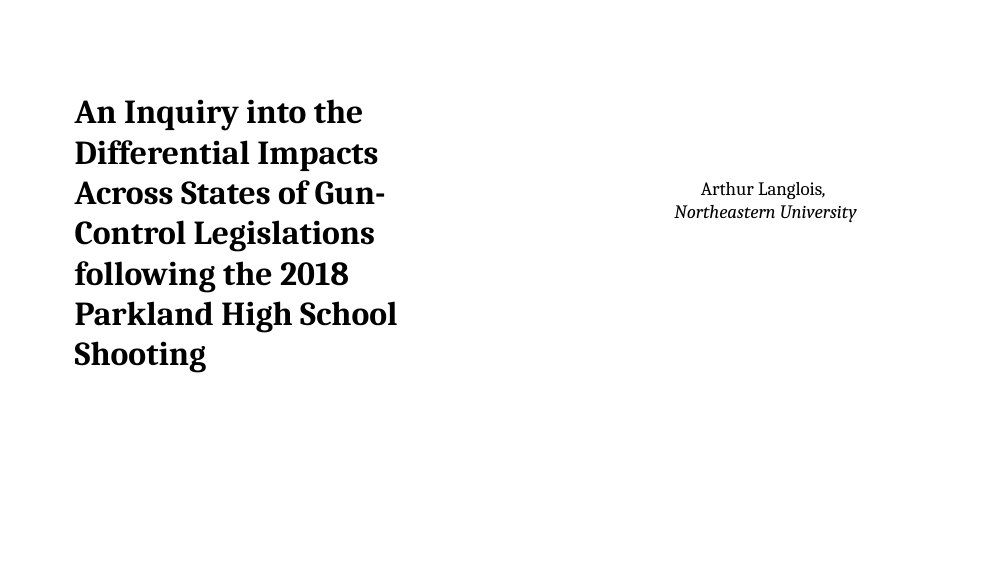
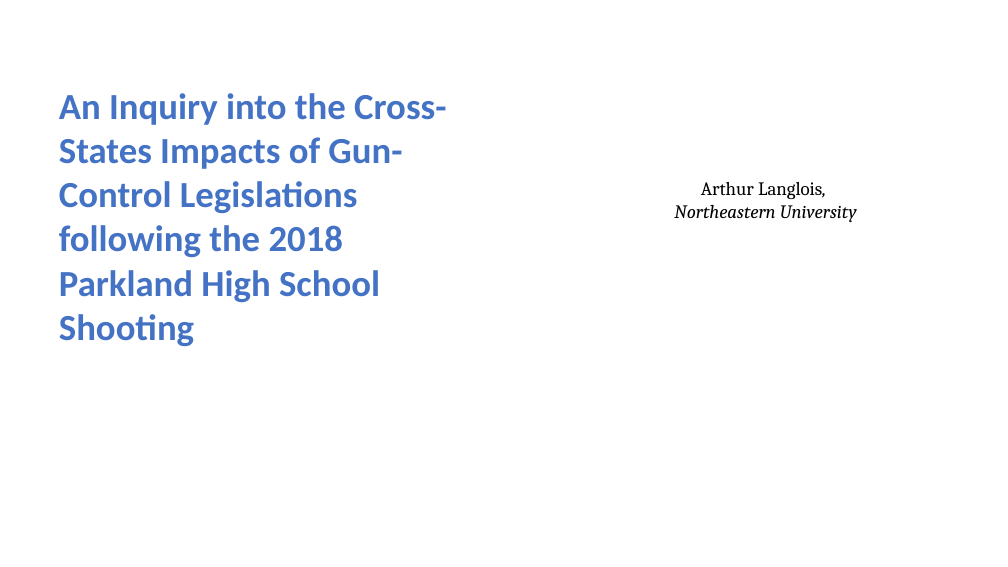
Before and after one commit to Arthur-Langlois/seminar, a slide deck: slide 1 of slides/slides 2.pptx. Drawn at 1008x567 pixels with LibreOffice and Linux fonts; fonts in the diff are those of the drawing. Boxes give left, top, right and bottom in pixels: in the first picture for what was removed or moved away, otherwise in the second. Text is boxed around its words. In the diff, an @@ line names an element or a change of style, - is before the commit and + after.

```diff
--- a/slides/slides 2.pptx
+++ b/slides/slides 2.pptx
@@ text at bbox=[59, 93, 446, 346]: text changed; size 32 to 35 pt; font Cambria to Calibri; text colour #000000 to #4472C4 @@
-An Inquiry into the Differential Impacts Across States of Gun-Control Legislations following the 2018 Parkland High School Shooting
+An Inquiry into the Cross-States Impacts of Gun-Control Legislations following the 2018 Parkland High School Shooting
```
Also in this commit, not shown: 6 other slides changed, 5 other files.
